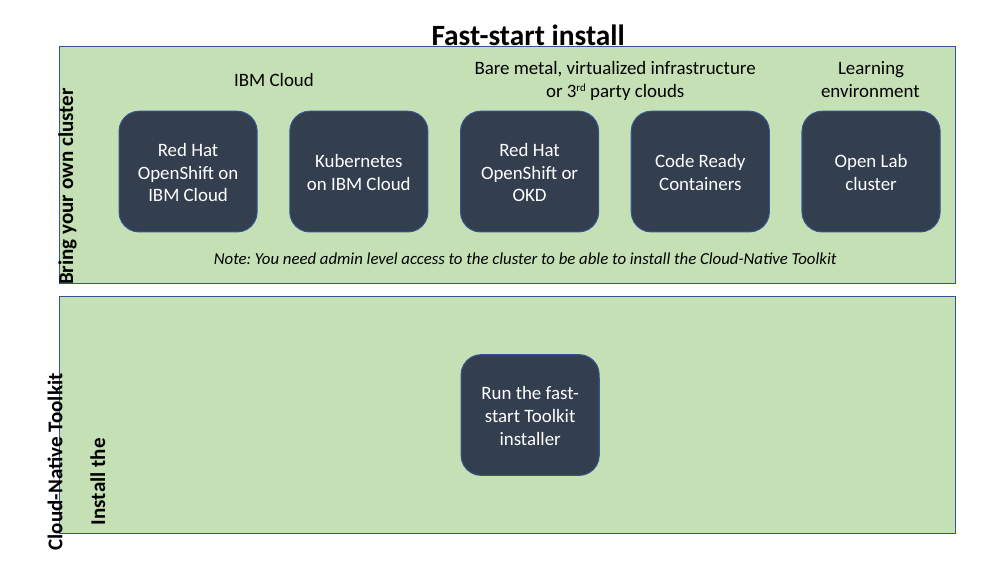
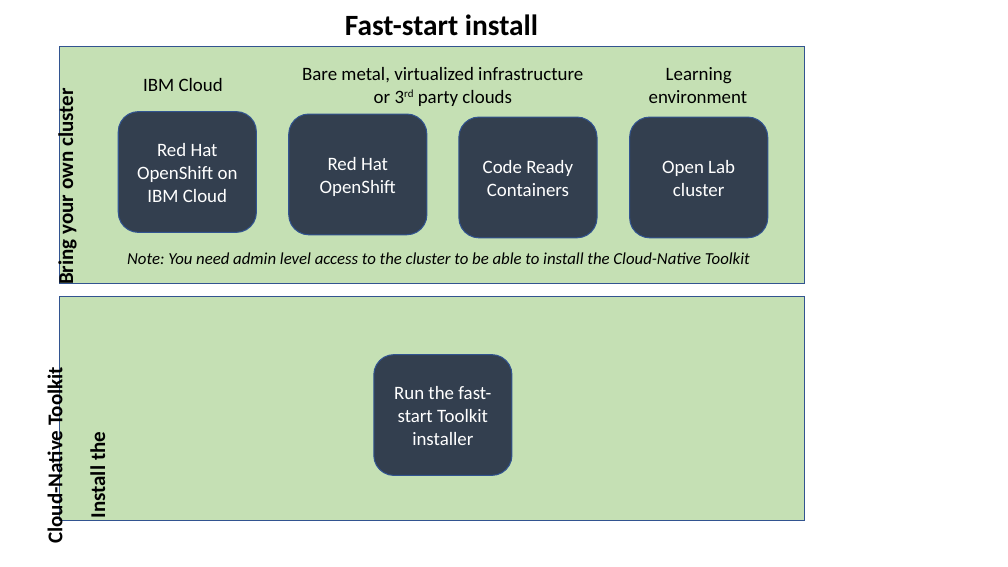
Before and after one commit to cloud-native-toolkit/site-developer-guide, a slide deck: slide 1 of docs/setup/images/fast-start-install.pptx. Drawn at 1008x567 pixels with LibreOffice and Linux fonts; fonts in the diff are those of the drawing. Boxes give left, top, right and bottom in pixels: in the first picture for what was removed or moved away, otherwise in the second. Text is boxed around its words. In the diff, an @@ line names an element or a change of style, - is before the commit and + after.

Commit message:
Learning the Toolkit section content

```diff
--- a/docs/setup/images/fast-start-install.pptx
+++ b/docs/setup/images/fast-start-install.pptx
@@ text "Fast-start install" rewrapped from [432, 20, 625, 52] to [345, 14, 538, 36] @@
@@ rectangle: place and size @@
-rectangle at [60, 47, 956, 284]
+rectangle at [60, 47, 805, 284]
@@ text "Learning": place and size @@
-text "Learning" at [821, 61, 920, 97]
+text "Learning" at [649, 67, 748, 103]
@@ text "IBM Cloud": place and size @@
-text "IBM Cloud" at [234, 73, 314, 86]
+text "IBM Cloud" at [143, 78, 223, 91]
@@ 3 rounded rectangles, 1 text: place and size @@
-3 rounded rectangles, 1 text at [461, 61, 941, 232]
+3 rounded rectangles, 1 text at [289, 67, 768, 238]
@@ rounded rectangle removed at [290, 111, 428, 232] @@
-Kubernetes on IBM Cloud
@@ text in rounded rectangle at [320, 157, 396, 196]: text changed @@
-Red Hat OpenShift or OKD
+Red Hat OpenShift
@@ text "Note: You need admin level ...": place and size @@
-text "Note: You need admin level ..." at [214, 252, 837, 264]
+text "Note: You need admin level ..." at [127, 252, 750, 264]
@@ rectangle: place and size @@
-rectangle at [60, 296, 956, 533]
+rectangle at [60, 296, 805, 520]
@@ rounded rectangle "Run the fast-start Toolkit installer": place and size @@
-rounded rectangle "Run the fast-start Toolkit installer" at [461, 355, 600, 476]
+rounded rectangle "Run the fast-start Toolkit installer" at [374, 355, 513, 476]
@@ text "Install the": place and size @@
-text "Install the" at [42, 378, 111, 547]
+text "Install the" at [42, 372, 111, 540]
```
Also in this commit, not shown: 13 other files.
